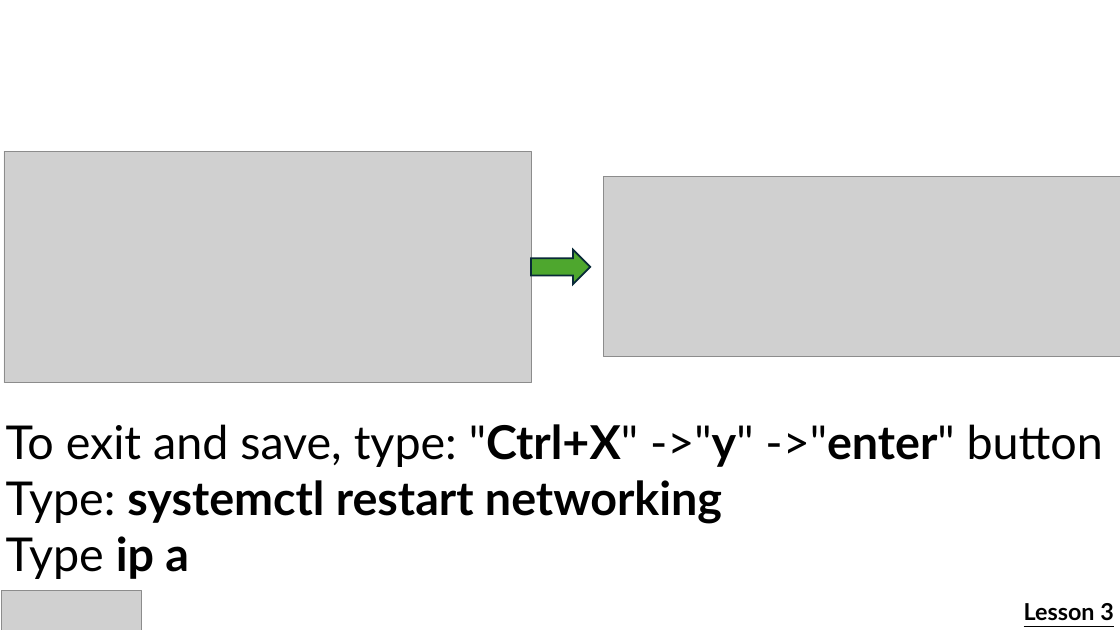
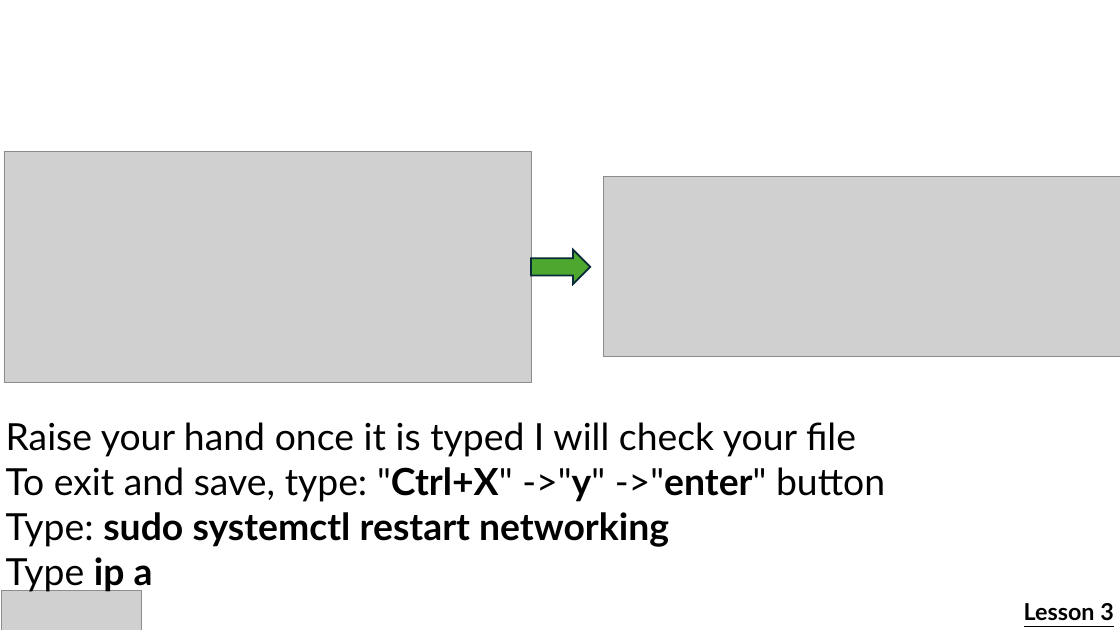
Before and after one commit to cadenkelly-lang/CyberSec-Networking-2026-REU, a slide deck: slide 37 of Module Content, End of Summer Presentation Content/Training Module Slides.pptx (slide 34 before the commit). Drawn at 1120x630 pixels with LibreOffice and Linux fonts; fonts in the diff are those of the drawing; grey boxes stand for pictures. Boxes give left, top, right and bottom in pixels: in the first picture for what was removed or moved away, otherwise in the second. Text is boxed around its words. In the diff, an @@ line names an element or a change of style, - is before the commit and + after.

```diff
--- a/Module Content, End of Summer Presentation Content/Training Module Slides.pptx
+++ b/Module Content, End of Summer Presentation Content/Training Module Slides.pptx
@@ text at (x1=6, y1=422, x2=856, y2=457): paragraph added @@
+Raise your hand once it is typed I will check your file
@@ text at (x1=6, y1=467, x2=885, y2=592): size 40 to 32 pt in "To exit and save, type: "Ctrl+X" ->"y" ...", "Type ip a" @@
@@ text at (x1=6, y1=512, x2=669, y2=547): text changed; size 40 to 32 pt @@
-Type: systemctl restart networking
+Type: sudo systemctl restart networking
```
Also in this commit, not shown: 9 other slides changed, 3 slides added, 1 slide removed, 1 other file.
